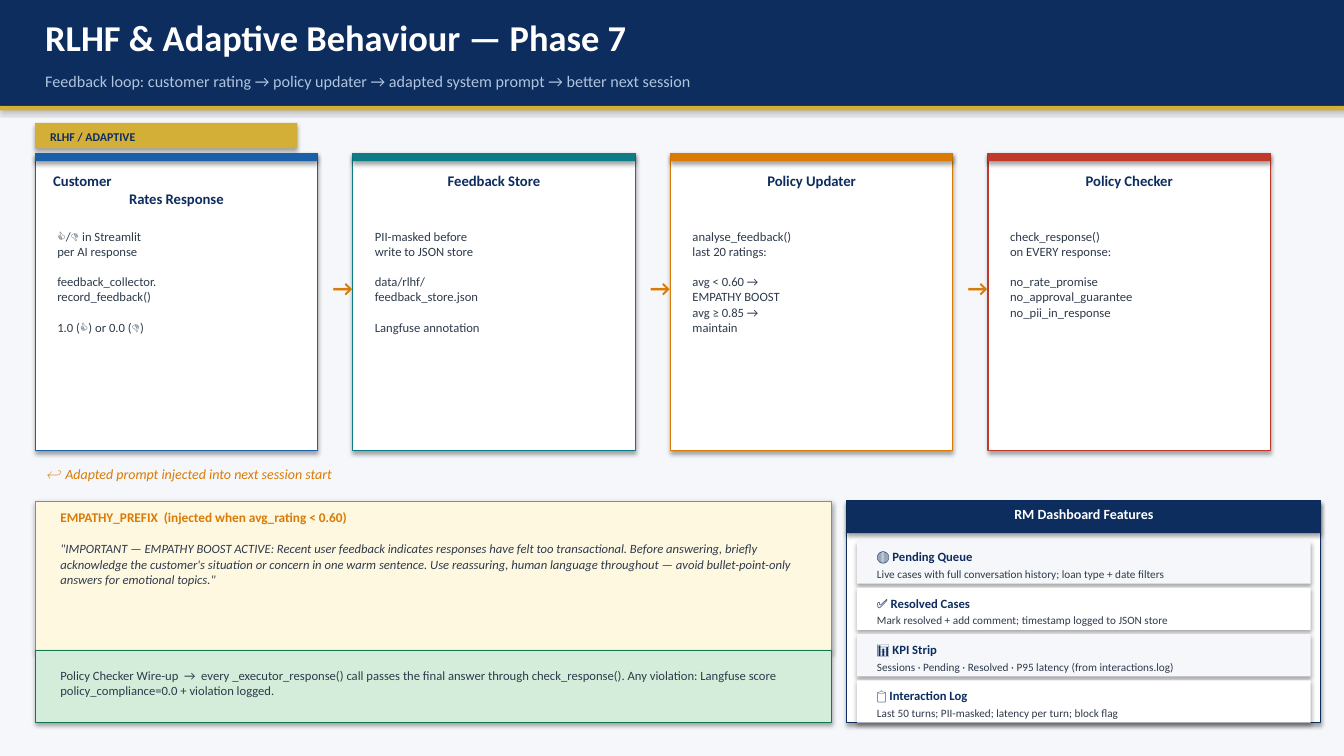
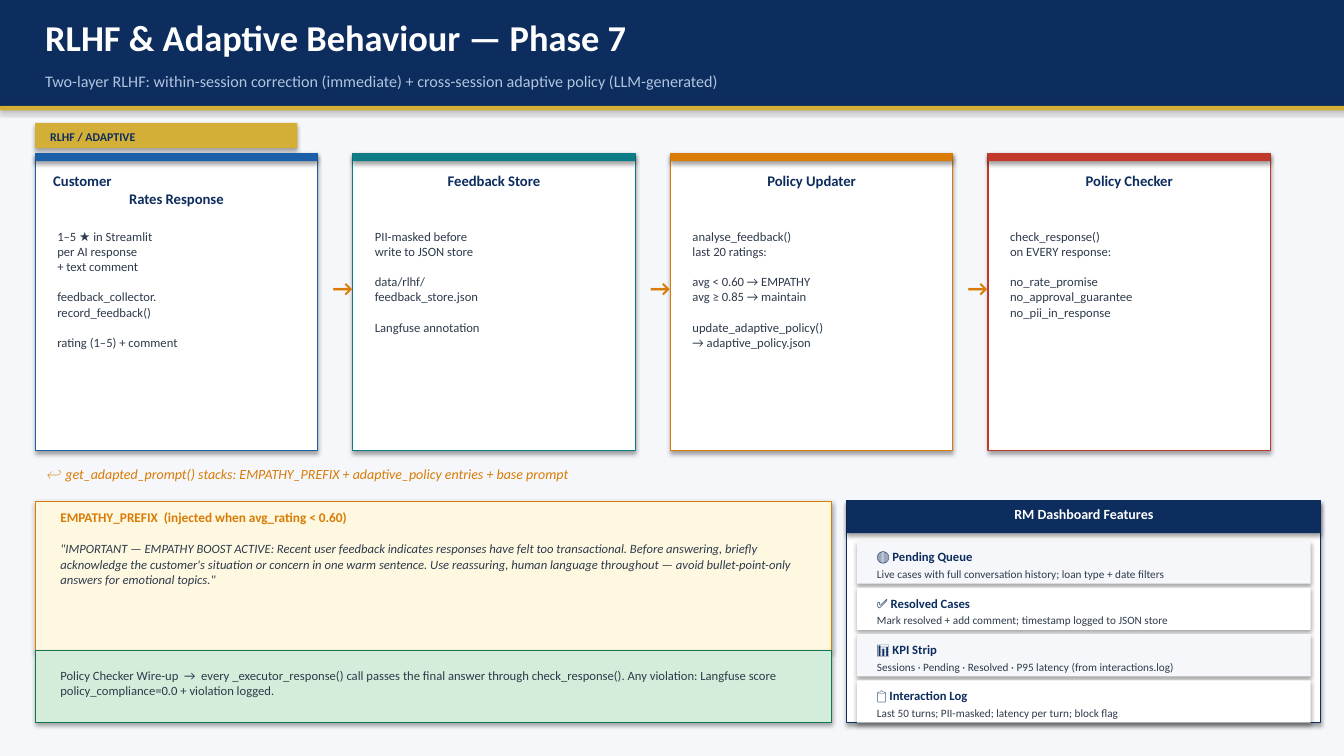
Before and after one commit to manojbansal-projects/LoanCopilot, a slide deck: slide 11 of docs/capstone_presentation.pptx. Drawn at 1344x756 pixels with LibreOffice and Linux fonts; fonts in the diff are those of the drawing. Boxes give left, top, right and bottom in pixels: in the first picture for what was removed or moved away, otherwise in the second. Text is boxed around its words. In the diff, an @@ line names an element or a change of style, - is before the commit and + after.

```diff
--- a/docs/capstone_presentation.pptx
+++ b/docs/capstone_presentation.pptx
@@ text at bbox=[45, 75, 718, 90]: text changed @@
-Feedback loop: customer rating → policy updater → adapted system prompt → better next session
+Two-layer RLHF: within-session correction (immediate) + cross-session adaptive policy (LLM-generated)
@@ text at bbox=[57, 232, 177, 349]: text changed @@
-👍/👎 in Streamlit
-per AI response
-feedback_collector.
-record_feedback()
-1.0 (👍) or 0.0 (👎)
+1–5 ★ in Streamlit
+per AI response
++ text comment
+feedback_collector.
+record_feedback()
+rating (1–5) + comment
@@ text at bbox=[692, 232, 823, 349]: text changed @@
-analyse_feedback()
-last 20 ratings:
-avg < 0.60 →
-EMPATHY BOOST
-avg ≥ 0.85 →
-maintain
+analyse_feedback()
+last 20 ratings:
+avg < 0.60 → EMPATHY
+avg ≥ 0.85 → maintain
+update_adaptive_policy()
+→ adaptive_policy.json
@@ text at bbox=[65, 469, 568, 482]: text changed @@
-↩ Adapted prompt injected into next session start
+↩ get_adapted_prompt() stacks: EMPATHY_PREFIX + adaptive_policy entries + base prompt
```
Also in this commit, not shown: 12 other files.
